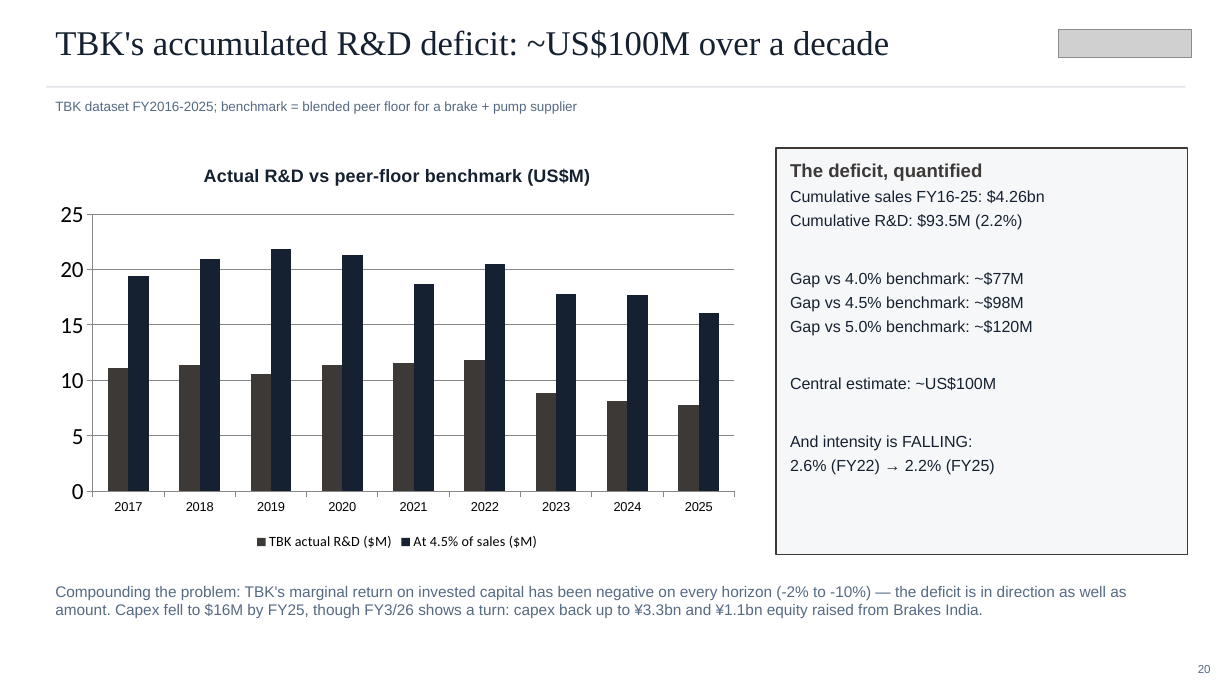
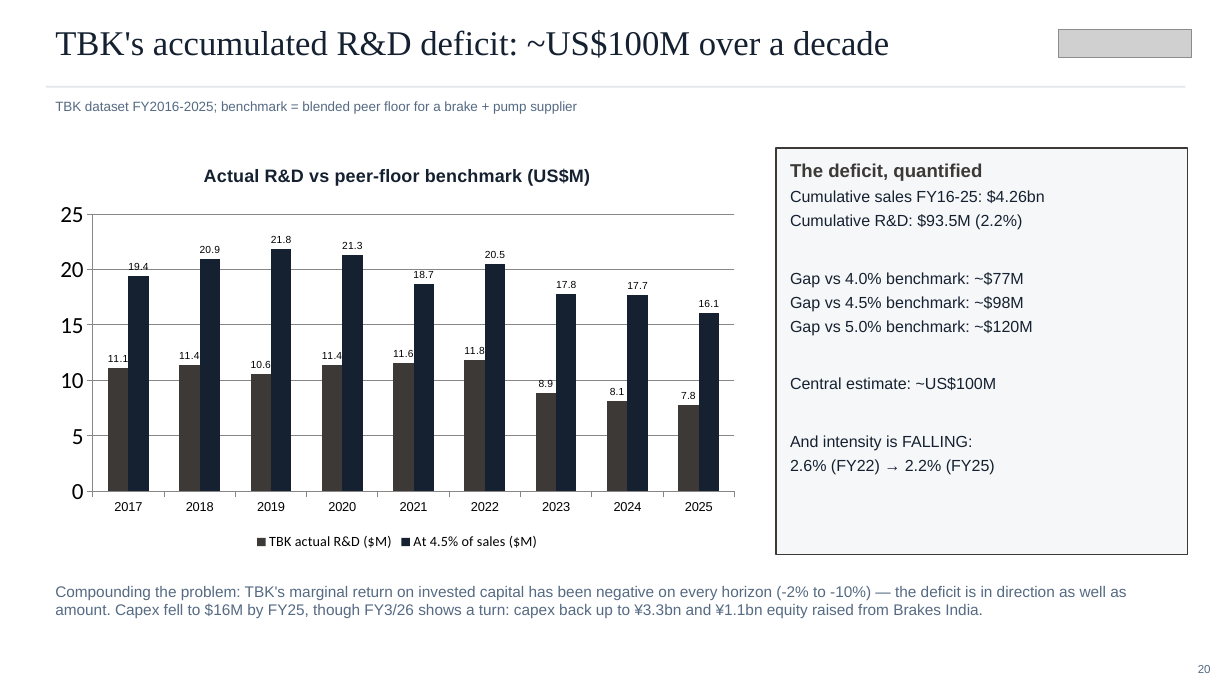
Before and after one commit to charette-lab/Claude, a slide deck: slide 20 of TBK_rd_gap_slides.pptx. Drawn at 1232x693 pixels with LibreOffice and Linux fonts; fonts in the diff are those of the drawing; grey boxes stand for pictures. Boxes give left, top, right and bottom in pixels: in the first picture for what was removed or moved away, otherwise in the second. Text is boxed around its words. In the diff, an @@ line names an element or a change of style, - is before the commit and + after.

```diff
--- a/TBK_rd_gap_slides.pptx
+++ b/TBK_rd_gap_slides.pptx
@@ column chart at (46,148,749,555) @@
@@ data labels of TBK actual R&D ($M) added @@
@@ data labels of At 4.5% of sales ($M) added @@
```
Also in this commit, not shown: 1 other slide changed, 1 other file.
